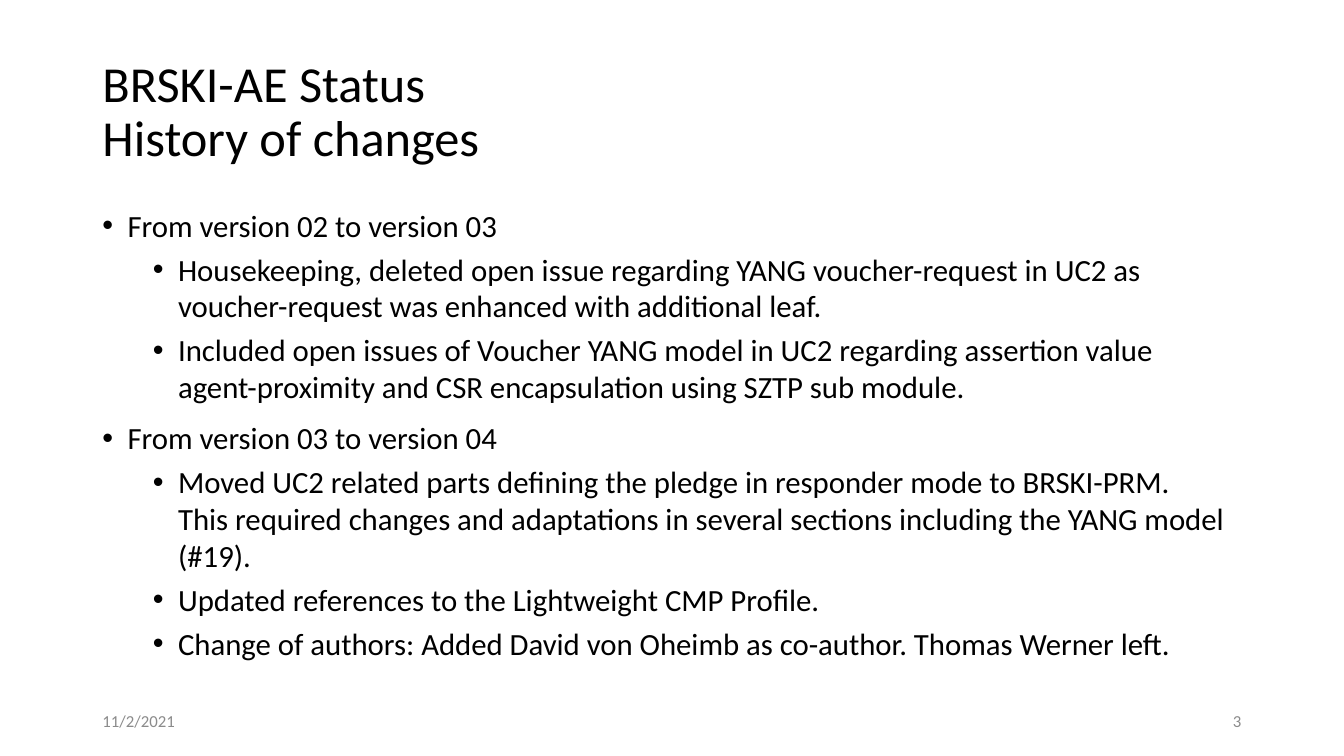
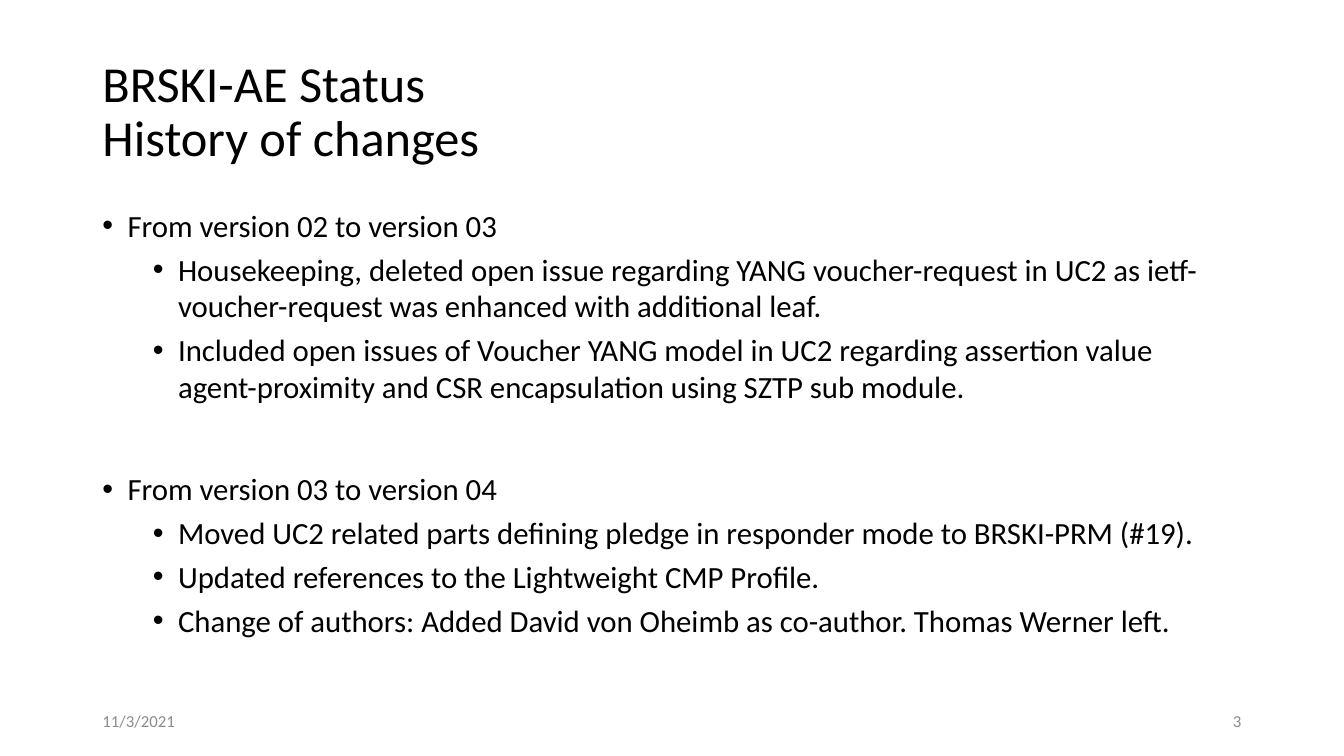
Before and after one commit to anima-wg/anima-brski-ae, a slide deck: slide 3 of presentations/slides-112-BRSKI-AE_BRSKI-PRM.pptx. Drawn at 1344x756 pixels with LibreOffice and Linux fonts; fonts in the diff are those of the drawing. Boxes give left, top, right and bottom in pixels: in the first picture for what was removed or moved away, otherwise in the second. Text is boxed around its words. In the diff, an @@ line names an element or a change of style, - is before the commit and + after.

Commit message:
- reduced text in some of the slides - updated call flows

```diff
--- a/presentations/slides-112-BRSKI-AE_BRSKI-PRM.pptx
+++ b/presentations/slides-112-BRSKI-AE_BRSKI-PRM.pptx
@@ text at box(178, 259, 1197, 322): text changed @@
-  • Housekeeping, deleted open issue regarding YANG voucher-request in UC2 as voucher-request was enhanced with additional leaf.
+  • Housekeeping, deleted open issue regarding YANG voucher-request in UC2 as ietf-voucher-request was enhanced with additional leaf.
@@ text at box(178, 521, 1193, 550): text changed @@
-  • Moved UC2 related parts defining the pledge in responder mode to BRSKI-PRM. This required changes and adaptations in several sections including the YANG model (#19).
+  • Moved UC2 related parts defining pledge in responder mode to BRSKI-PRM (#19).
@@ text at box(102, 715, 174, 728): text changed @@
-11/2/2021
+11/3/2021
```
Also in this commit, not shown: 6 other slides changed.
